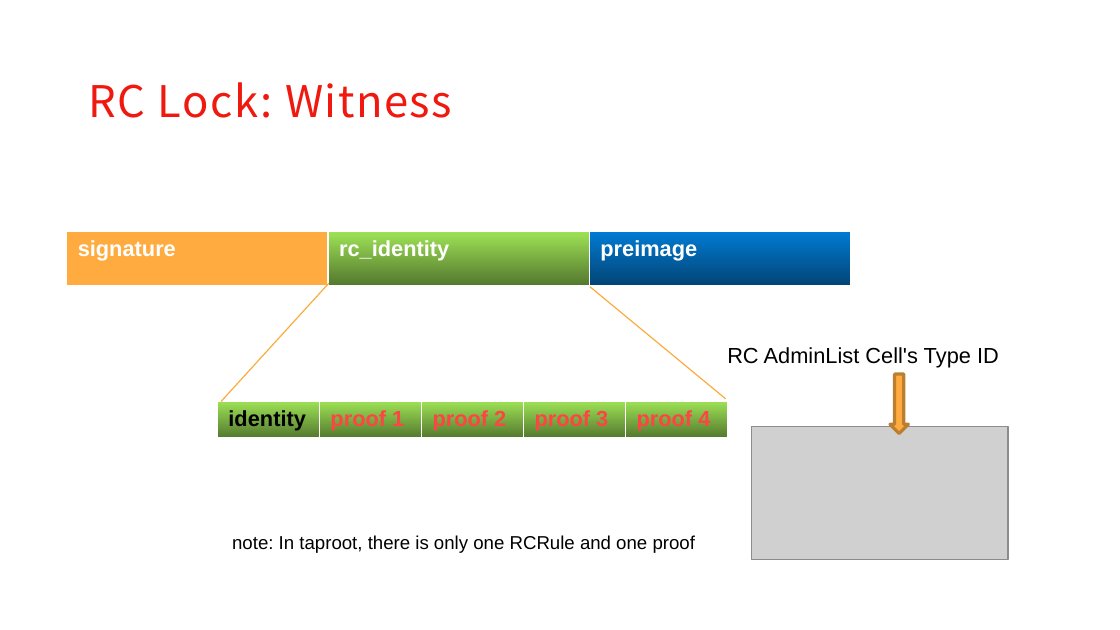
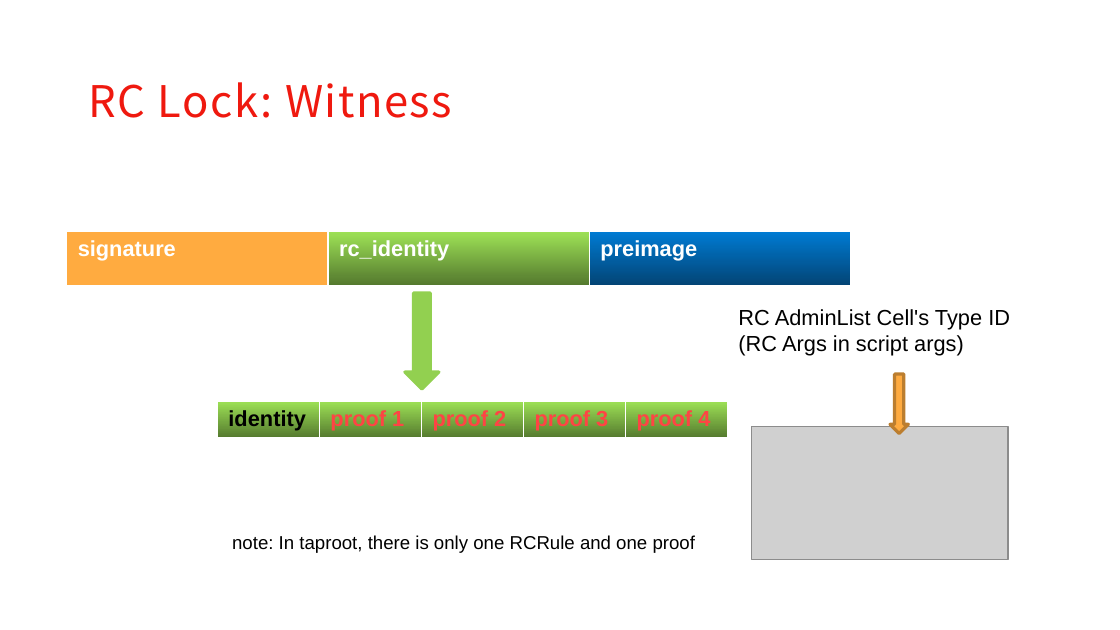
Before and after one commit to XuJiandong/docs-bank, a slide deck: slide 9 of presentation.pptx. Drawn at 1120x630 pixels with LibreOffice and Linux fonts; fonts in the diff are those of the drawing; grey boxes stand for pictures; background and template pictures are left out. Boxes give left, top, right and bottom in pixels: in the first picture for what was removed or moved away, otherwise in the second. Text is boxed around its words. In the diff, an @@ line names an element or a change of style, - is before the commit and + after.

```diff
--- a/presentation.pptx
+++ b/presentation.pptx
@@ line removed from (328, 283) to (221, 401) @@
@@ down arrow added at (x1=404, y1=293, x2=438, y2=390), fill #92D050, outline #92D050 2 pt @@
@@ line removed from (590, 287) to (726, 399) @@
@@ text "RC AdminList Cell's Type ID" moved from (x1=727, y1=347, x2=999, y2=368) to (x1=738, y1=309, x2=1010, y2=356) @@
@@ text at (x1=738, y1=335, x2=964, y2=356): paragraph added @@
+(RC Args in script args)
```
Also in this commit, not shown: 7 other slides changed, 5 slides added.
